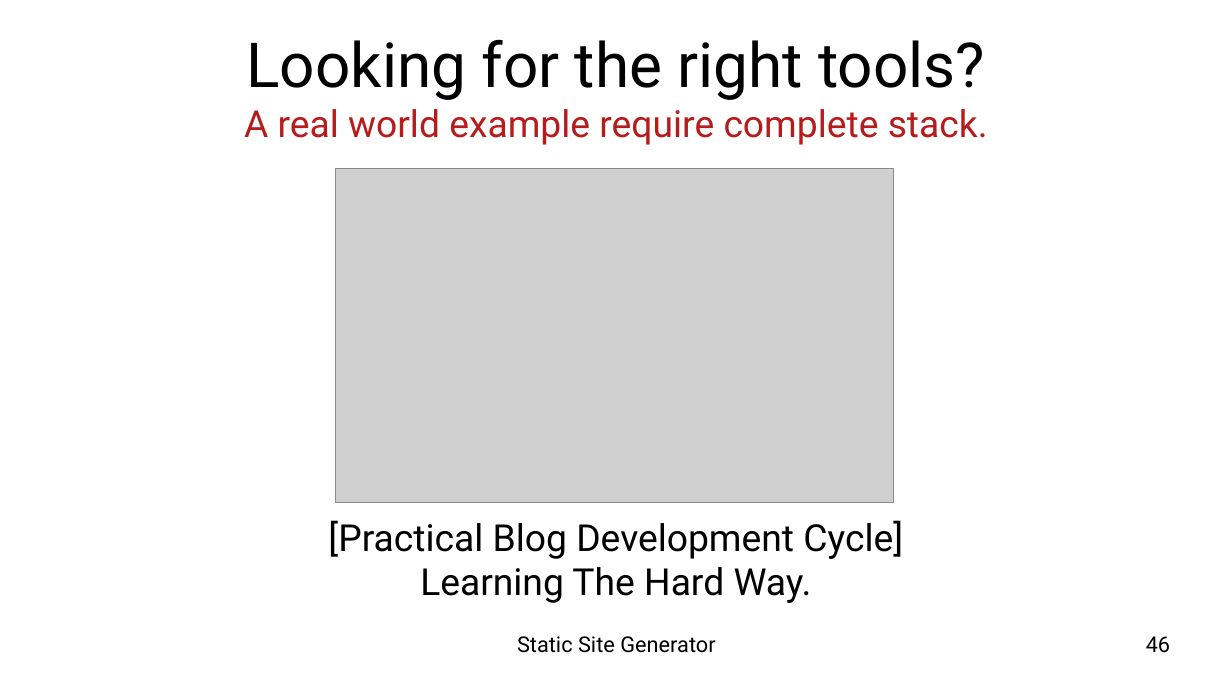
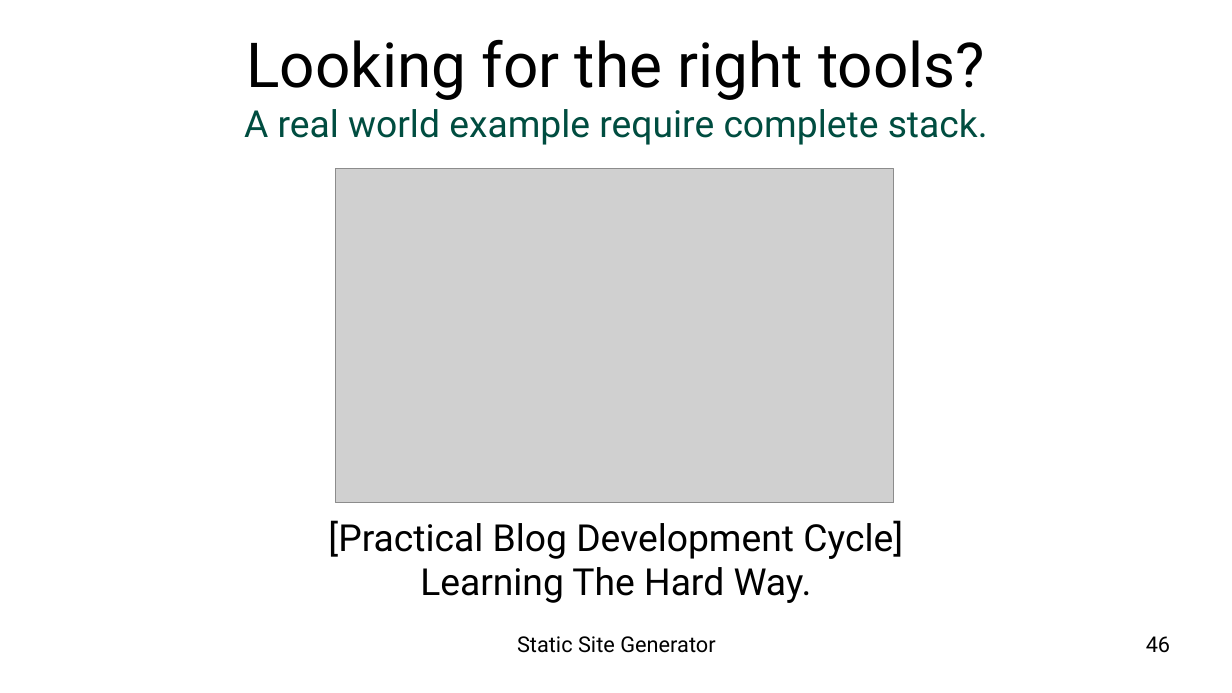
Before and after one commit to epsi-rns/berkas2, a slide deck: slide 46 of impress-presentation/04-concept-ssg/presentation-concept-ssg-diagram.odp. Drawn at 1232x693 pixels with LibreOffice and Linux fonts; fonts in the diff are those of the drawing; grey boxes stand for pictures; background and template pictures are left out. Boxes give left, top, right and bottom in pixels: in the first picture for what was removed or moved away, otherwise in the second. Text is boxed around its words. In the diff, an @@ line names an element or a change of style, - is before the commit and + after.

```diff
--- a/impress-presentation/04-concept-ssg/presentation-concept-ssg-diagram.odp
+++ b/impress-presentation/04-concept-ssg/presentation-concept-ssg-diagram.odp
@@ title "Looking for the right tools? ..." at (244, 39, 988, 145): text colour #B71C1C to #004D40 in "A real world example require complete stack." @@
```
Also in this commit, not shown: 2 other slides changed, 12 other files.
